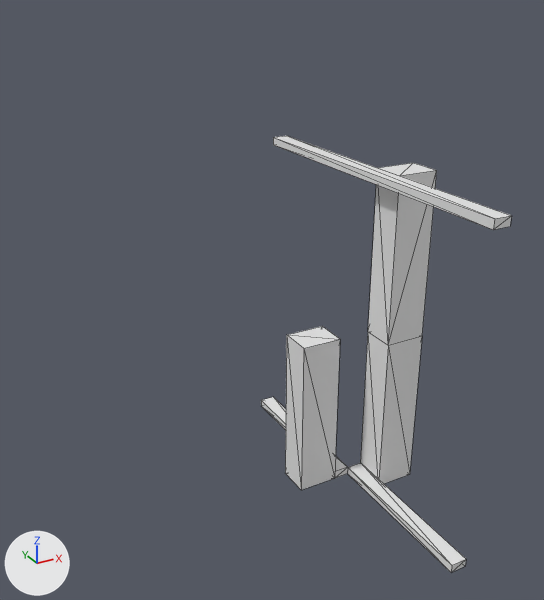
What one commit did to the OBJ model Data/bmc/tiles_structure/t_173.obj.
Rendered twice from a 50 mm camera at (-1.187, -1.651, 1.0) aimed at (-0.264, 0.028, 0.16). Arrows for +X, +Y and +Z are at lower left; the lights stay in place. Mesh edges are drawn as thin lines. Where no turn or scale is listed for an object, it has been applied to the vertices.

The first picture shows 't_173'.
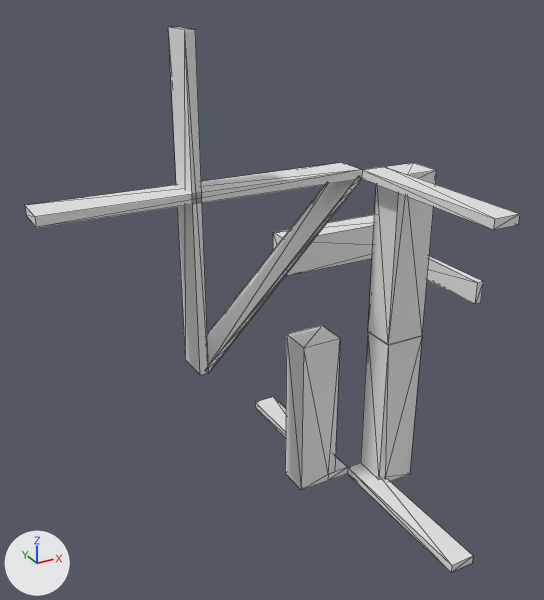
Scene script edits in JSON lines:
```json
{"block": "me_t_173", "where": "# used by ob_t_173; location = (0.0, 0.0, 0.0)"}
{"op": "remove", "block": "me_t_173", "code": "me_t_173.from_pydata(...)  # 40 vertices, 72 faces; spans x -0.175..0.175, y -0.5..0.5, z -0.5..0.5"}
{"op": "add", "block": "me_t_173", "code": "me_t_173.from_pydata(...)  # 160 vertices, 308 faces; spans x -0.875..0.5, y -0.5..0.5, z -0.5..0.875"}
{"block": "me_t_173", "change": "me_t_173 part 1: a new loose piece of 18 vertices spanning x 0.0..0.5, y 0.0..0.5, z 0.0..0.175"}
{"block": "me_t_173", "change": "me_t_173 part 2"}
{"block": "me_t_173", "change": "18 vertices are removed from x -0.175..0.05, y -0.5..0.5, z -0.5..0.5"}
{"block": "me_t_173", "change": "62 faces are deleted"}
{"block": "me_t_173", "change": "2 vertices move from x 0.05, y -0.5, z 0.475..0.5 to x 0.075, y -0.5, z 0.475..0.5"}
{"block": "me_t_173", "change": "83 vertices are added at x -0.875..0.175, y -0.5..0.5, z -0.5..0.875"}
{"block": "me_t_173", "change": "5 new vertices lie (0.0, 0.1, 0.0) away from vertices in x -0.075..0.0, y 0.0, z -0.5..0.5"}
{"block": "me_t_173", "change": "5 new vertices lie (0.0, -0.1, 0.0) away from vertices in x 0.05..0.075, y 0.0, z -0.5..0.5"}
{"block": "me_t_173", "change": "10 new vertices lie (0.059, 0.0, 0.059) away from vertices in x -0.425..-0.12, y 0.0..0.1, z 0.06..0.366"}
{"block": "me_t_173", "change": "5 new vertices lie (-0.03, 0.0, -0.03) away from vertices in x -0.426..-0.416, y 0.0..0.1, z 0.06..0.07"}
{"block": "me_t_173", "change": "6 new vertices lie (0.119, 0.0, 0.119) away from vertices in x -0.366..-0.358, y 0.0..0.1, z 0.12..0.128"}
{"block": "me_t_173", "change": "6 new vertices lie (0.0, 0.1, 0.0) away from vertices in x -0.5..0.05, y -0.1..0.0, z 0.0..0.875"}
{"block": "me_t_173", "change": "266 new faces join them"}
```

What differs and where, as boxes [x1, y1, x2, y2] in the pictures (544 x 600 px):
```json
{"object": "t_173", "change": "reshaped", "before": [261, 136, 511, 572], "after": [25, 27, 520, 572], "on screen": "98% wider, 25% taller"}
{"part": 1, "of": "me_t_173", "change": "added", "after": [273, 215, 483, 304]}
{"part": 2, "of": "me_t_173", "change": "built on", "before": [261, 136, 511, 570], "after": [25, 27, 520, 570]}
```
